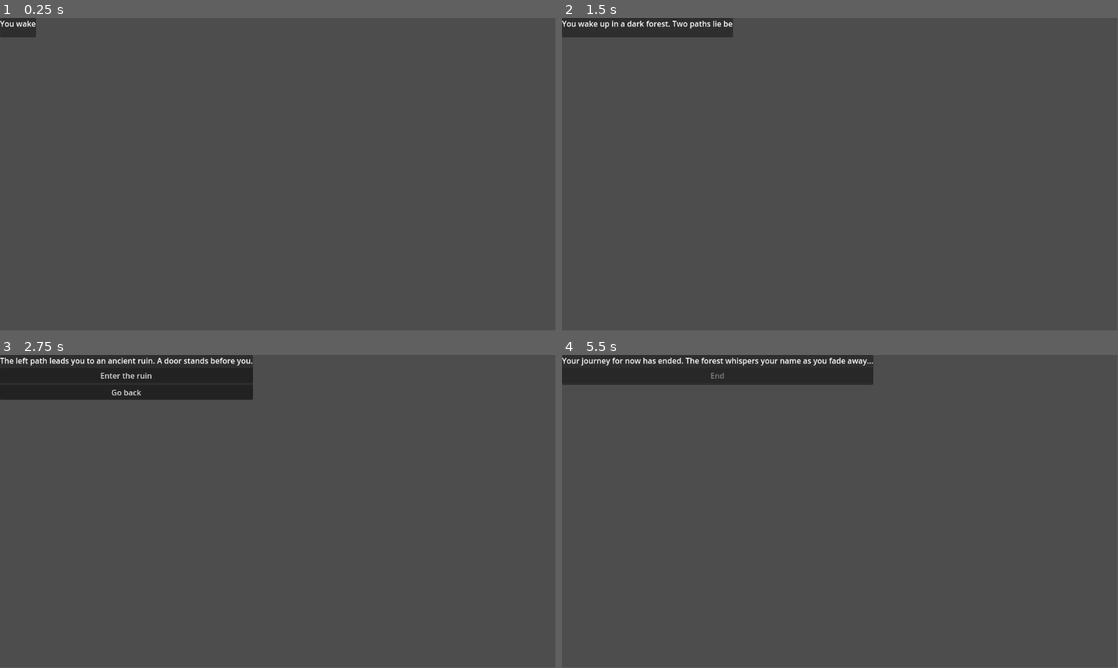
Above: before the commit, frames 1-4 (two rows, left to right).
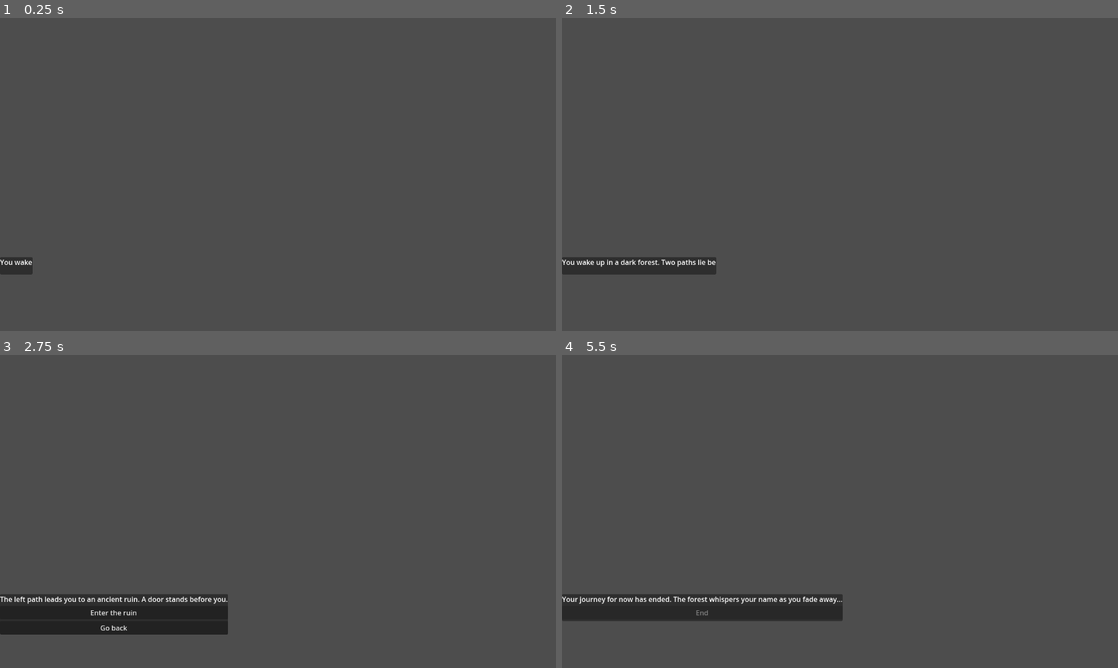
Above: after the commit, the same moments.

Repository: SamiAchnine/clash-cheese-project-adventure
Game: Godot game, scene res://TEST.tscn
The game is run twice, just before and just after one commit, with the same random seed, the same clock (stepped at 60 frames per second) and the same inputs.
Inputs:
- Up to frame 1 (0.25 s): no input
- Up to frame 2 (1.5 s): click "Take the left path" at 1.25 s
- Up to frame 3 (2.75 s): no input
- Up to frame 4 (5.5 s): click "Enter the ruin" at 2.75 s; click "Okay" at 5 s
In our replay, the window is 799x449 before the commit and 800x450 after it. These sizes can differ from the game's own. Grey fills any space a smaller window leaves; there, only what the larger window draws over its background counts as a difference.

The runs differ from the first frame. In frame 1, 0.7% of the frame differs, in the area x 0-7%, y 0-82%; in frame 2, 3.3%; in frame 3, 11%, in the area x 0-46%, y 0-90%; in frame 4, 9.3%.

Commit message:
end of day 1

Diff:
--- a/TEST.tscn
+++ b/TEST.tscn
@@ -5,6 +5,8 @@
 [node name="Node2D" type="Node2D"]
 
 [node name="CanvasLayer" type="CanvasLayer" parent="."]
+offset = Vector2(0, 550)
+transform = Transform2D(1, 0, 0, 1, 0, 550)
 script = ExtResource("1_7vw07")
 typing_speed = 0.02
 
--- a/project.godot
+++ b/project.godot
@@ -14,3 +14,11 @@
 run/main_scene="res://TEST.tscn"
 config/features=PackedStringArray("4.5", "Forward Plus")
 config/icon="res://icon.svg"
+
+[display]
+
+window/size/viewport_width=1280
+window/size/viewport_height=720
+window/size/initial_position_type=4
+window/size/resizable=false
+window/size/borderless=true
--- a/story.json
+++ b/story.json
@@ -5,34 +5,34 @@
 			{"text": "Take the left path", "next": "left_path"},
 			{"text": "Take the right path", "next": "right_path"}
 			]
-		},
+	},
 	"left_path": {
 		"text": "The left path leads you to an ancient ruin. A door stands before you.",
 		"choices": [
 			{"text": "Enter the ruin", "next": "inside_ruin"},
 			{"text": "Go back", "next": "start"}
 			]
-		},
-		"right_path": {
-			"text": "You follow the right path and find a calm river. It looks peaceful.",
-			"choices": [
-				{"text": "Drink from the river", "next": "river_drink"},
-				{"text": "Cross the river", "next": "cross_river"}
-				]
-			},
-		"inside_ruin": {
+	},
+	"right_path": {
+		"text": "You follow the right path and find a calm river. It looks peaceful.",
+		"choices": [
+			{"text": "Drink from the river", "next": "river_drink"},
+			{"text": "Cross the river", "next": "cross_river"}
+			]
+	},
+	"inside_ruin": {
 		"text": "Inside, you find a glowing artifact. As you reach out, light fills your vision.",
 		"choices":[{"text": "Okay", "next": "end"}]
-		},
-		"river_drink": {
+	},
+	"river_drink": {
 		"text": "The water is cool and refreshing. You feel renewed.",
 		"choices":[{"text": "Okay", "next": "end"}]
-		},
-		"cross_river": {
+	},
+	"cross_river": {
 			"text": "You cross safely and see a village in the distance. Maybe you’ll find help there.",
 			"choices":[{"text": "Okay", "next": "end"}]
-			},
-		"end": {
+	},
+	"end": {
 		"text": "Your journey for now has ended. The forest whispers your name as you fade away..."
-		}
+	}
 }
